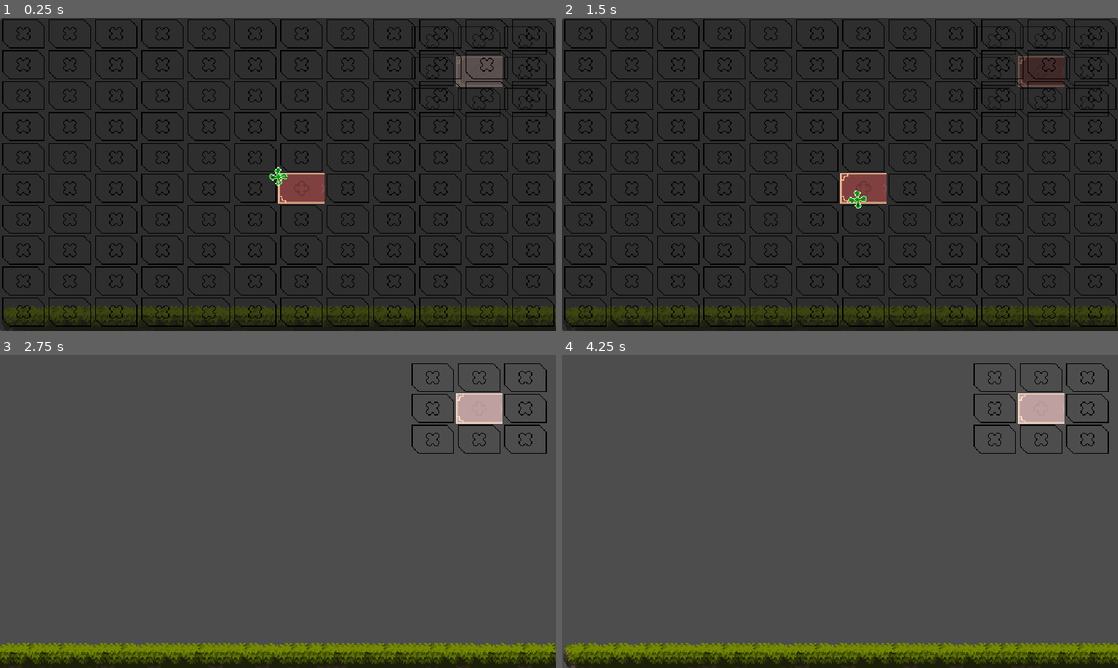
Above: before the commit, frames 1-4 (two rows, left to right).
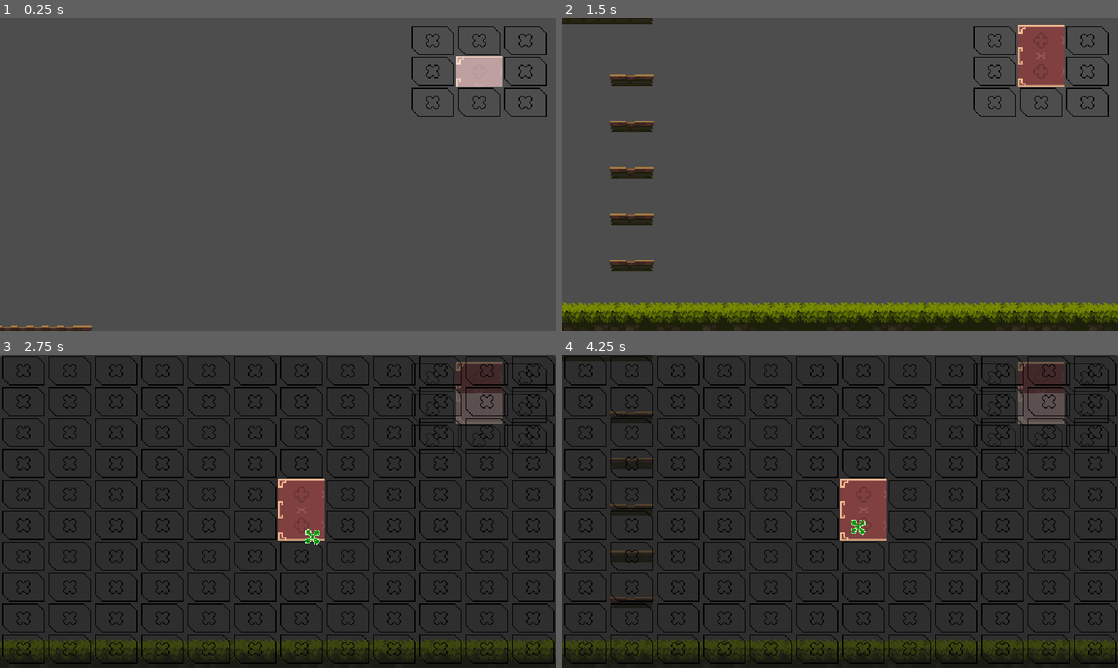
Above: after the commit, the same moments.

Repository: Reidelrick/castlevania-remake
Game: Godot game, scene res://Game.tscn
The game is run twice, just before and just after one commit, with the same random seed, the same clock (stepped at 60 frames per second) and the same inputs.
Inputs (mouse positions are in pixels of both pictures, inside the frame that each line leads up to):
- Up to frame 1 (0.25 s): no input
- Up to frame 2 (1.5 s): tap Enter at 0.5 s; move the mouse to (962, 158) at 0.52 s; hold D (right) 0.53-1.25 s; click (962, 158) at 0.6 s; tap Space (jump) at 0.77 s; drag from (728, 190) to (812, 237) at 1.27 s
- Up to frame 3 (2.75 s): move the mouse to (333, 442) at 2.02 s; hold D (right) from 2.03 s (still down); tap M at 2.1 s; click (333, 442) at 2.3 s
- Up to frame 4 (4.25 s): release D (right) at 2.75 s; drag from (812, 574) to (673, 464) at 2.77 s; move the mouse to (1006, 558) at 3.52 s; hold A (left) from 3.53 s (still down); tap Y at 3.6 s; tap Space (jump) at 3.77 s; click (1006, 558) at 3.8 s

The runs differ from the first frame. In frame 1, 99% of the frame differs, in the area x 0-100%, y 0-100%; in frame 2, 95%; in frame 3, 97%; in frame 4, 97%.

Commit message:
Added an enemy

Diff:
--- /dev/null
+++ b/Enemies/GroundedEnemy.gd
@@ -0,0 +1,9 @@
+extends Enemy
+class_name GroundedEnemy
+
+var gravity = ProjectSettings.get_setting("physics/2d/default_gravity")
+
+func _physics_process(delta):
+	#super._physics_process(delta)
+	if not is_on_floor():
+		velocity.y += gravity
--- /dev/null
+++ b/Enemies/Snail.gd
@@ -0,0 +1,50 @@
+extends GroundedEnemy
+
+@export var speed : int
+var stopped: bool = false
+
+var side:int = 1
+
+func _physics_process(delta):
+	super._physics_process(delta)
+	if side == 1:
+		$Sprite.flip_h = true
+		$PlayerDetect/CollisionPolygon2D.scale.x = -1
+	elif side == -1:
+		$Sprite.flip_h = false
+		$PlayerDetect/CollisionPolygon2D.scale.x = 1
+
+	if $WallDetect.is_colliding() and not stopped:
+		#take_damage(999)
+		side = -side
+	elif not $GapDetect.is_colliding() and not stopped:
+		side = -side
+
+	$WallDetect.target_position.x = 16*side
+	$GapDetect.position.x = 16*side
+
+
+	if not stopped:
+		velocity.x = speed*side
+		move_and_slide()
+
+
+func _on_player_entered(body):
+	if body.name == "Player":
+		$AnimationPlayer.play("Hide")
+		stopped = true
+
+
+func _on_player_exited(body):
+	if body.name == "Player":
+		$AnimationPlayer.play_backwards("Hide")
+		await $AnimationPlayer.animation_finished
+		stopped = false
+		$AnimationPlayer.play("Walk")
+
+func die():
+	super.die()
+	stopped = true
+	$AnimationPlayer.play("Death")
+	await $AnimationPlayer.animation_finished
+	queue_free()
--- /dev/null
+++ b/Enemies/Snail.tscn
@@ -0,0 +1,150 @@
+[gd_scene load_steps=11 format=3 uid="uid://dhgfbh1dw6lop"]
+
+[ext_resource type="Script" path="res://Enemies/Snail.gd" id="1_04lyi"]
+[ext_resource type="Texture2D" uid="uid://b2fe3yhu1fd0p" path="res://Enemies/Assets/Snail/Hide-Sheet.png" id="2_2anjx"]
+[ext_resource type="Texture2D" uid="uid://dlwanirc7wlbg" path="res://Enemies/Assets/Snail/Dead-Sheet.png" id="2_ay5jv"]
+[ext_resource type="Texture2D" uid="uid://brcedg4vnmxv6" path="res://Enemies/Assets/Snail/walk-Sheet.png" id="2_du87r"]
+
+[sub_resource type="Animation" id="Animation_r4f3m"]
+resource_name = "Death"
+length = 0.8
+tracks/0/type = "value"
+tracks/0/imported = false
+tracks/0/enabled = true
+tracks/0/path = NodePath("Sprite:texture")
+tracks/0/interp = 1
+tracks/0/loop_wrap = true
+tracks/0/keys = {
+"times": PackedFloat32Array(0),
+"transitions": PackedFloat32Array(1),
+"update": 1,
+"values": [ExtResource("2_ay5jv")]
+}
+tracks/1/type = "value"
+tracks/1/imported = false
+tracks/1/enabled = true
+tracks/1/path = NodePath("Sprite:frame")
+tracks/1/interp = 1
+tracks/1/loop_wrap = true
+tracks/1/keys = {
+"times": PackedFloat32Array(0, 0.1, 0.2, 0.3, 0.4, 0.5, 0.6, 0.7),
+"transitions": PackedFloat32Array(1, 1, 1, 1, 1, 1, 1, 1),
+"update": 1,
+"values": [0, 1, 2, 3, 4, 5, 6, 7]
+}
+
+[sub_resource type="Animation" id="Animation_g2jjn"]
+resource_name = "Hide"
+length = 0.8
+tracks/0/type = "value"
+tracks/0/imported = false
+tracks/0/enabled = true
+tracks/0/path = NodePath("Sprite:texture")
+tracks/0/interp = 1
+tracks/0/loop_wrap = true
+tracks/0/keys = {
+"times": PackedFloat32Array(0),
+"transitions": PackedFloat32Array(1),
+"update": 1,
+"values": [ExtResource("2_2anjx")]
+}
+tracks/1/type = "value"
+tracks/1/imported = false
+tracks/1/enabled = true
+tracks/1/path = NodePath("Sprite:frame")
+tracks/1/interp = 1
+tracks/1/loop_wrap = true
+tracks/1/keys = {
+"times": PackedFloat32Array(0, 0.1, 0.2, 0.3, 0.4, 0.5, 0.6, 0.7),
+"transitions": PackedFloat32Array(1, 1, 1, 1, 1, 1, 1, 1),
+"update": 1,
+"values": [0, 1, 2, 3, 4, 5, 6, 7]
+}
+
+[sub_resource type="Animation" id="Animation_x33ja"]
+length = 0.001
+tracks/0/type = "value"
+tracks/0/imported = false
+tracks/0/enabled = true
+tracks/0/path = NodePath("Sprite:frame")
+tracks/0/interp = 1
+tracks/0/loop_wrap = true
+tracks/0/keys = {
+"times": PackedFloat32Array(0),
+"transitions": PackedFloat32Array(1),
+"update": 0,
+"values": [0]
+}
+
+[sub_resource type="Animation" id="Animation_c5wia"]
+resource_name = "Walk"
+length = 0.8
+loop_mode = 1
+tracks/0/type = "value"
+tracks/0/imported = false
+tracks/0/enabled = true
+tracks/0/path = NodePath("Sprite:frame")
+tracks/0/interp = 1
+tracks/0/loop_wrap = true
+tracks/0/keys = {
+"times": PackedFloat32Array(0, 0.1, 0.2, 0.3, 0.4, 0.5, 0.6, 0.7),
+"transitions": PackedFloat32Array(1, 1, 1, 1, 1, 1, 1, 1),
+"update": 1,
+"values": [0, 1, 2, 3, 4, 5, 6, 7]
+}
+tracks/1/type = "value"
+tracks/1/imported = false
+tracks/1/enabled = true
+tracks/1/path = NodePath("Sprite:texture")
+tracks/1/interp = 1
+tracks/1/loop_wrap = true
+tracks/1/keys = {
+"times": PackedFloat32Array(0),
+"transitions": PackedFloat32Array(1),
+"update": 1,
+"values": [ExtResource("2_du87r")]
+}
+
+[sub_resource type="AnimationLibrary" id="AnimationLibrary_vh7ur"]
+_data = {
+"Death": SubResource("Animation_r4f3m"),
+"Hide": SubResource("Animation_g2jjn"),
+"RESET": SubResource("Animation_x33ja"),
+"Walk": SubResource("Animation_c5wia")
+}
+
+[sub_resource type="CircleShape2D" id="CircleShape2D_sl64a"]
+radius = 11.0
+
+[node name="Snail" type="CharacterBody2D"]
+script = ExtResource("1_04lyi")
+
+[node name="AnimationPlayer" type="AnimationPlayer" parent="."]
+libraries = {
+"": SubResource("AnimationLibrary_vh7ur")
+}
+autoplay = "Walk"
+
+[node name="Sprite" type="Sprite2D" parent="."]
+texture = ExtResource("2_ay5jv")
+hframes = 8
+
+[node name="WallDetect" type="RayCast2D" parent="."]
+target_position = Vector2(-16, 0)
+collision_mask = 65535
+
+[node name="GapDetect" type="RayCast2D" parent="."]
+target_position = Vector2(0, 17)
+collision_mask = 65535
+
+[node name="CollisionShape2D" type="CollisionShape2D" parent="."]
+position = Vector2(0, 5)
+shape = SubResource("CircleShape2D_sl64a")
+
+[node name="PlayerDetect" type="Area2D" parent="."]
+
+[node name="CollisionPolygon2D" type="CollisionPolygon2D" parent="PlayerDetect"]
+polygon = PackedVector2Array(0, 0, -106, -50, -106, 59)
+
+[connection signal="body_entered" from="PlayerDetect" to="." method="_on_player_entered"]
+[connection signal="body_exited" from="PlayerDetect" to="." method="_on_player_exited"]
--- /dev/null
+++ b/Enemies/enemy.gd
@@ -0,0 +1,13 @@
+extends CharacterBody2D
+class_name Enemy
+
+@export var hp: int
+@export var contact_damage: int
+
+func take_damage(damage: int):
+	hp -= damage
+	if hp <= 0:
+		die()
+
+func die():
+	pass
--- a/Game.tscn
+++ b/Game.tscn
@@ -7,7 +7,7 @@
 
 [node name="Game" type="Node2D"]
 script = ExtResource("1_j5xh1")
-starting_map = "Start.tscn"
+starting_map = "VillageBridge.tscn"
 
 [node name="Player" parent="." instance=ExtResource("2_fe11p")]
 
@@ -27,6 +27,7 @@
 grow_horizontal = 0
 
 [node name="Map" parent="UI" instance=ExtResource("5_mfncy")]
+visible = false
 anchors_preset = 15
 anchor_right = 1.0
 anchor_bottom = 1.0
--- a/Player/AnimationPlayer.gd
+++ b/Player/AnimationPlayer.gd
@@ -1,12 +1,8 @@
 extends AnimationPlayer
 
-@export var length : int
-@export var texture : Texture2D
-
-# Called when the node enters the scene tree for the first time.
-func _ready():
-	get_animation("GroundAttack").length = length/10.0
-	get_animation("GroundAttack").track_insert_key(0, 0, texture)
-	get_animation("GroundAttack").track_insert_key(1, 0, length)
-	for f in length:
+func update_anim(new_length: int, new_texture: Texture2D):
+	get_animation("GroundAttack").length = new_length/10.0
+	get_animation("GroundAttack").track_insert_key(0, 0, new_texture)
+	get_animation("GroundAttack").track_insert_key(1, 0, new_length)
+	for f in new_length:
 		get_animation("GroundAttack").track_insert_key(2, f/10.0, f, 1)
--- a/Player/PlayerStats.gd
+++ b/Player/PlayerStats.gd
@@ -1,7 +1,7 @@
 extends Node
 
 
-var weapon : Weapon = load("res://Player/Ressources/Equipment/Weapons/Muramasa.tres")
+var weapon : Weapon = load("res://Player/Ressources/Equipment/Weapons/Fleuret.tres")
 var armor : Armor
 var accessory_1 : Accessory
 
--- a/Player/Ressources/Equipment/Weapons/Blutgang.tres
+++ b/Player/Ressources/Equipment/Weapons/Blutgang.tres
@@ -1,6 +1,7 @@
-[gd_resource type="Resource" script_class="Weapon" load_steps=2 format=3 uid="uid://bkux48t3yjgm3"]
+[gd_resource type="Resource" script_class="Weapon" load_steps=3 format=3 uid="uid://bkux48t3yjgm3"]
 
 [ext_resource type="Script" path="res://Player/Ressources/Equipment/Weapons/Weapon.gd" id="1_yhgt5"]
+[ext_resource type="Texture2D" uid="uid://rjr4tpkahqgw" path="res://Player/Assets/Attacks/Sword/Blutgang.png" id="2_e3ji1"]
 
 [resource]
 script = ExtResource("1_yhgt5")
@@ -9,3 +10,5 @@
 power = 30
 knockback = 0.0
 price = 0
+texture = ExtResource("2_e3ji1")
+length = 6
--- a/Player/Ressources/Equipment/Weapons/Caestus.tres
+++ b/Player/Ressources/Equipment/Weapons/Caestus.tres
@@ -1,6 +1,7 @@
-[gd_resource type="Resource" script_class="Weapon" load_steps=2 format=3 uid="uid://btnbstsyi0k10"]
+[gd_resource type="Resource" script_class="Weapon" load_steps=3 format=3 uid="uid://btnbstsyi0k10"]
 
 [ext_resource type="Script" path="res://Player/Ressources/Equipment/Weapons/Weapon.gd" id="1_kos1y"]
+[ext_resource type="Texture2D" uid="uid://bpwadf7odibse" path="res://Player/Assets/Attacks/Punch/Caestus.png" id="2_jaiv1"]
 
 [resource]
 script = ExtResource("1_kos1y")
@@ -9,3 +10,5 @@
 power = 0
 knockback = 0.0
 price = 0
+texture = ExtResource("2_jaiv1")
+length = 10
--- a/Player/Ressources/Equipment/Weapons/Fleuret.tres
+++ b/Player/Ressources/Equipment/Weapons/Fleuret.tres
@@ -1,6 +1,7 @@
-[gd_resource type="Resource" script_class="Weapon" load_steps=2 format=3 uid="uid://cxvyefbxn674u"]
+[gd_resource type="Resource" script_class="Weapon" load_steps=3 format=3 uid="uid://cxvyefbxn674u"]
 
 [ext_resource type="Script" path="res://Player/Ressources/Equipment/Weapons/Weapon.gd" id="1_hbsto"]
+[ext_resource type="Texture2D" uid="uid://b4vm1aeguhq0v" path="res://Player/Assets/Attacks/ThrustingSword/Fleuret.png" id="2_7oegs"]
 
 [resource]
 script = ExtResource("1_hbsto")
@@ -9,3 +10,5 @@
 power = 0
 knockback = 0.0
 price = 0
+texture = ExtResource("2_7oegs")
+length = 7
--- a/Player/Ressources/Equipment/Weapons/Handgun.tres
+++ b/Player/Ressources/Equipment/Weapons/Handgun.tres
@@ -1,11 +1,14 @@
-[gd_resource type="Resource" script_class="Weapon" load_steps=2 format=3 uid="uid://cmbqhh2g4jm52"]
+[gd_resource type="Resource" script_class="Weapon" load_steps=3 format=3 uid="uid://cmbqhh2g4jm52"]
 
 [ext_resource type="Script" path="res://Player/Ressources/Equipment/Weapons/Weapon.gd" id="1_36h1t"]
+[ext_resource type="Texture2D" uid="uid://d1mm5oax82x1v" path="res://Player/Assets/Attacks/Gun/Handgun.png" id="2_xffrp"]
 
 [resource]
 script = ExtResource("1_36h1t")
 type = ""
-name = ""
+name = "Handgun"
 power = 0
 knockback = 0.0
 price = 0
+texture = ExtResource("2_xffrp")
+length = 10
--- a/Player/Ressources/Equipment/Weapons/Muramasa.tres
+++ b/Player/Ressources/Equipment/Weapons/Muramasa.tres
@@ -1,6 +1,7 @@
-[gd_resource type="Resource" script_class="Weapon" load_steps=2 format=3 uid="uid://2efdb7e3um8"]
+[gd_resource type="Resource" script_class="Weapon" load_steps=3 format=3 uid="uid://2efdb7e3um8"]
 
 [ext_resource type="Script" path="res://Player/Ressources/Equipment/Weapons/Weapon.gd" id="1_083y8"]
+[ext_resource type="Texture2D" uid="uid://b6eq357in0b40" path="res://Player/Assets/Attacks/Katana/Muramasa.png" id="2_gn3dn"]
 
 [resource]
 script = ExtResource("1_083y8")
@@ -9,3 +10,5 @@
 power = 666
 knockback = 0.0
 price = 0
+texture = ExtResource("2_gn3dn")
+length = 16
--- a/Player/Ressources/Equipment/Weapons/Weapon.gd
+++ b/Player/Ressources/Equipment/Weapons/Weapon.gd
@@ -2,9 +2,13 @@
 class_name Weapon
 extends Equipment
 
+@export_category("Characs")
 @export var sprite: Texture2D
 @export var type: String
 @export var name: String
 @export var power: int
 @export var knockback: float
 @export var price: int
+@export_category("Animation")
+@export var texture: Texture2D
+@export var length: int
--- /dev/null
+++ b/Player/States/AirAttackState.gd
@@ -0,0 +1,20 @@
+extends State
+class_name AirAttackState
+
+func transition():
+	if fsm.can_transition:
+		fsm.change_state("FallState")
+
+func enter():
+	super.enter()
+	fsm.can_transition = false
+	%AnimationTree.set("parameters/AttackMode/transition_request", "Ground")
+	%AnimationTree.set("parameters/Attack/request", AnimationNodeOneShot.ONE_SHOT_REQUEST_FIRE)
+	await %AnimationTree.animation_finished
+	fsm.can_transition = true
+
+func exit():
+	super.exit()
+
+func _physics_process(delta):
+	super._physics_process(delta)
--- a/Player/States/FallState.gd
+++ b/Player/States/FallState.gd
@@ -3,7 +3,9 @@
 
 func transition():
 	if owner.is_on_floor():
-		if owner.direction == 0:
+		if Input.is_action_just_pressed("attack"):
+			fsm.change_state("AirAttackState")
+		elif owner.direction == 0:
 			fsm.change_state("IdleState")
 		elif owner.direction != 0:
 			fsm.change_state("RunState")
--- a/Player/States/JumpState.gd
+++ b/Player/States/JumpState.gd
@@ -5,7 +5,9 @@
 
 func transition():
 	if fsm.can_transition:
-		if owner.velocity.y > 0:
+		if Input.is_action_just_pressed("attack"):
+			fsm.change_state("AirAttackState")
+		elif owner.velocity.y > 0:
 			fsm.change_state("FallState")
 		elif owner.is_on_floor():
 			if owner.direction == 0:
--- a/Player/player.gd
+++ b/Player/player.gd
@@ -27,6 +27,8 @@
 
 	move_and_slide()
 
+	%AnimationPlayer.update_anim(PlayerStats.weapon.length, PlayerStats.weapon.texture)
+
 func on_enter():
 	# Position for kill system. Assigned when entering new room (see Game.gd).
 	reset_position = position
--- a/Player/player.tscn
+++ b/Player/player.tscn
@@ -3,7 +3,6 @@
 [ext_resource type="Script" path="res://Player/player.gd" id="1_jkca0"]
 [ext_resource type="Texture2D" uid="uid://dsdkudwoibsxu" path="res://Player/Assets/Movement/Player Crouch-Idle 48x48.png" id="2_bjaju"]
 [ext_resource type="Texture2D" uid="uid://cklweyhvypmg" path="res://Player/Assets/Movement/Character Idle 48x48.png" id="3_b5oas"]
-[ext_resource type="Texture2D" uid="uid://b6eq357in0b40" path="res://Player/Assets/Attacks/Katana/player katana attack-sheathe 80x64.png" id="4_5na0e"]
 [ext_resource type="Texture2D" uid="uid://bhshjv0c2550p" path="res://Player/Assets/Movement/run cycle 48x48.png" id="4_d0rca"]
 [ext_resource type="Texture2D" uid="uid://b43mjherkcu10" path="res://Player/Assets/Movement/player jump 48x48.png" id="4_rut8a"]
 [ext_resource type="Script" path="res://Player/States/CharacterStateMachine.gd" id="7_6usqd"]
@@ -13,6 +12,7 @@
 [ext_resource type="Script" path="res://Player/States/JumpState.gd" id="10_wekmp"]
 [ext_resource type="Script" path="res://Player/States/FallState.gd" id="11_i7oy2"]
 [ext_resource type="Script" path="res://Player/States/CrouchState.gd" id="12_47h7o"]
+[ext_resource type="Script" path="res://Player/States/AirAttackState.gd" id="15_3yqyl"]
 [ext_resource type="Script" path="res://Player/States/GroundAttackState.gd" id="15_hrd5l"]
 
 [sub_resource type="Animation" id="Animation_vk0oj"]
@@ -304,7 +304,7 @@
 
 [sub_resource type="CapsuleShape2D" id="CapsuleShape2D_khw8f"]
 radius = 7.0
-height = 48.0
+height = 32.0
 
 [node name="Player" type="CharacterBody2D"]
 floor_snap_length = 16.0
@@ -317,8 +317,6 @@
 "": SubResource("AnimationLibrary_a7imt")
 }
 script = ExtResource("9_j3mc6")
-length = 16
-texture = ExtResource("4_5na0e")
 
 [node name="WeaponAnimationPlayer" type="AnimationPlayer" parent="."]
 unique_name_in_owner = true
@@ -374,3 +372,6 @@
 
 [node name="GroundAttackState" type="Node" parent="StateMachine"]
 script = ExtResource("15_hrd5l")
+
+[node name="AirAttackState" type="Node" parent="StateMachine"]
+script = ExtResource("15_3yqyl")
--- a/UI/GUI/minimap.tscn
+++ b/UI/GUI/minimap.tscn
@@ -48,6 +48,7 @@
 script = ExtResource("1_jvwxl")
 
 [node name="PlayerPos" type="ColorRect" parent="."]
+layout_mode = 0
 color = Color(1, 1, 1, 0)
 
 [node name="AnimationPlayer" type="AnimationPlayer" parent="PlayerPos"]
--- a/World/Maps/PumpkinPieRoom.tscn
+++ b/World/Maps/PumpkinPieRoom.tscn
@@ -1,7 +1,8 @@
-[gd_scene load_steps=3 format=3 uid="uid://cah6x7b72hkl6"]
+[gd_scene load_steps=4 format=3 uid="uid://cah6x7b72hkl6"]
 
 [ext_resource type="PackedScene" uid="uid://bsg0351mx3b4u" path="res://addons/MetroidvaniaSystem/Nodes/RoomInstance.tscn" id="1_s2db5"]
 [ext_resource type="TileSet" uid="uid://bqkswhgxfma57" path="res://World/Assets/Forest.tres" id="2_0n35n"]
+[ext_resource type="PackedScene" uid="uid://dhgfbh1dw6lop" path="res://Enemies/Snail.tscn" id="3_bqrg0"]
 
 [node name="Map" type="Node2D"]
 
@@ -10,4 +11,28 @@
 [node name="TileMap" type="TileMap" parent="."]
 tile_set = ExtResource("2_0n35n")
 format = 2
-layer_0/tile_data = PackedInt32Array(1245219, 393216, 5, 131 …(698 unchanged characters)… 245201, 393216, 5, 1310737, 393216, 6, 1245200, 393216, 5, 1310736, 393216, 6, 1245199, 393216, 5, 1310735, 393216, 6, 1245198, 393216, 5, 1310734, 393216, 6, 1245197, 393216, 5, 1310733, 393216, 6, 1245196, 393216, 5, 1310732, 393216, 6, 1245195, 393216, 5, 1310731, 393216, 6, 1245194, 393216, 5, 1310730, 393216, 6, 1245193, 393216, 5, 1310729, 393216, 6, 1245192, 393216, 5, 1310728, 393216, 6, 1245191, 393216, 5, 1310727, 393216, 6, 1245190, 393216, 5, 1310726, 393216, 6, 1245189, 393216, 5, 1310725, 393216, 6, 1245188, 393216, 5, 1310724, 393216, 6, 1245187, 393216, 5, 1310723, 393216, 6, 1245186, 393216, 5, 1310722, 393216, 6, 1245185, 393216, 5, 1310721, 393216, 6, 1245184, 327680, 5, 1310720, 327680, 6)
+layer_0/tile_data = PackedInt32Array(1245219, 393216, 5, 131 …(698 unchanged characters)… 245201, 393216, 5, 1310737, 393216, 6, 1310736, 393216, 6, 1245199, 262144, 2, 1310735, 393216, 6, 1245198, 393216, 5, 1310734, 393216, 6, 1245197, 393216, 5, 1310733, 393216, 6, 1245196, 393216, 5, 1310732, 393216, 6, 1245195, 393216, 5, 1310731, 393216, 6, 1245194, 393216, 5, 1310730, 393216, 6, 1245193, 393216, 5, 1310729, 393216, 6, 1245192, 393216, 5, 1310728, 393216, 6, 1245191, 393216, 5, 1310727, 393216, 6, 1245190, 393216, 5, 1310726, 393216, 6, 1245189, 393216, 5, 1310725, 393216, 6, 1245188, 393216, 5, 1310724, 393216, 6, 1245187, 393216, 5, 1310723, 393216, 6, 1245186, 262144, 3, 1310722, 393216, 6, 1245185, 393216, 5, 1310721, 393216, 6, 1245184, 327680, 5, 1310720, 327680, 6, 1179650, 262144, 3, 1114114, 262144, 3, 1048578, 262144, 3, 1179663, 262144, 2, 1114127, 262144, 2, 1048591, 262144, 2)
+
+[node name="Snail" parent="." instance=ExtResource("3_bqrg0")]
+position = Vector2(64, 304)
+speed = 10
+
+[node name="Snail2" parent="." instance=ExtResource("3_bqrg0")]
+position = Vector2(96, 304)
+speed = 10
+
+[node name="Snail3" parent="." instance=ExtResource("3_bqrg0")]
+position = Vector2(128, 304)
+speed = 10
+
+[node name="Snail4" parent="." instance=ExtResource("3_bqrg0")]
+position = Vector2(160, 304)
+speed = 10
+
+[node name="Snail5" parent="." instance=ExtResource("3_bqrg0")]
+position = Vector2(192, 304)
+speed = 10
+
+[node name="Snail6" parent="." instance=ExtResource("3_bqrg0")]
+position = Vector2(224, 304)
+speed = 10
Renamed: Player/Assets/Attacks/Gun/player shoot 2H 48x48.png -> Player/Assets/Attacks/Gun/Handgun.png
Not shown, changed: Player/Assets/Attacks/Gun/Handgun.png.import
Renamed: Player/Assets/Attacks/Katana/player katana attack-sheathe 80x64.png -> Player/Assets/Attacks/Katana/Muramasa.png
Not shown, changed: Player/Assets/Attacks/Katana/Muramasa.png.import
Renamed: Player/Assets/Attacks/Punch/Player Jab 48x48.png -> Player/Assets/Attacks/Punch/Caestus.png
Not shown, changed: Player/Assets/Attacks/Punch/Caestus.png.import
Renamed: Player/Assets/Attacks/Sword/player sword atk 64x64.png -> Player/Assets/Attacks/Sword/Blutgang.png
Not shown, changed: Player/Assets/Attacks/Sword/Blutgang.png.import
Renamed: Player/Assets/Attacks/ThrustingSword/Player Sword Stab 96x48.png -> Player/Assets/Attacks/ThrustingSword/Fleuret.png
Not shown, changed: Player/Assets/Attacks/ThrustingSword/Fleuret.png.import
